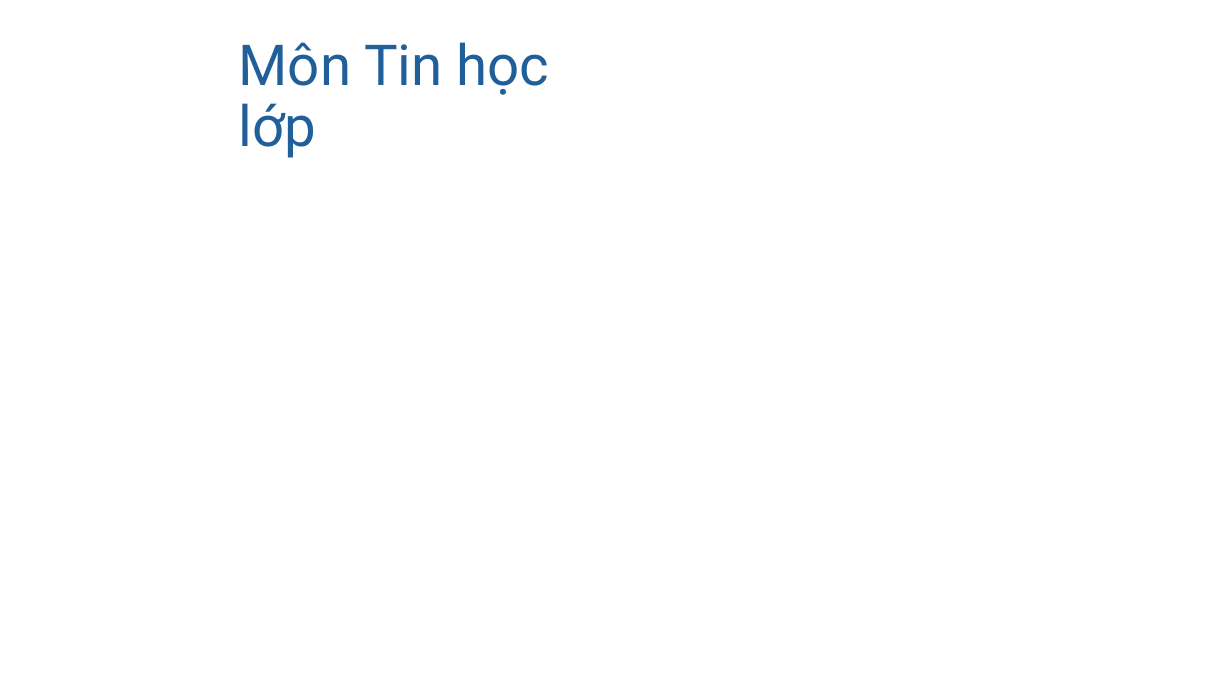
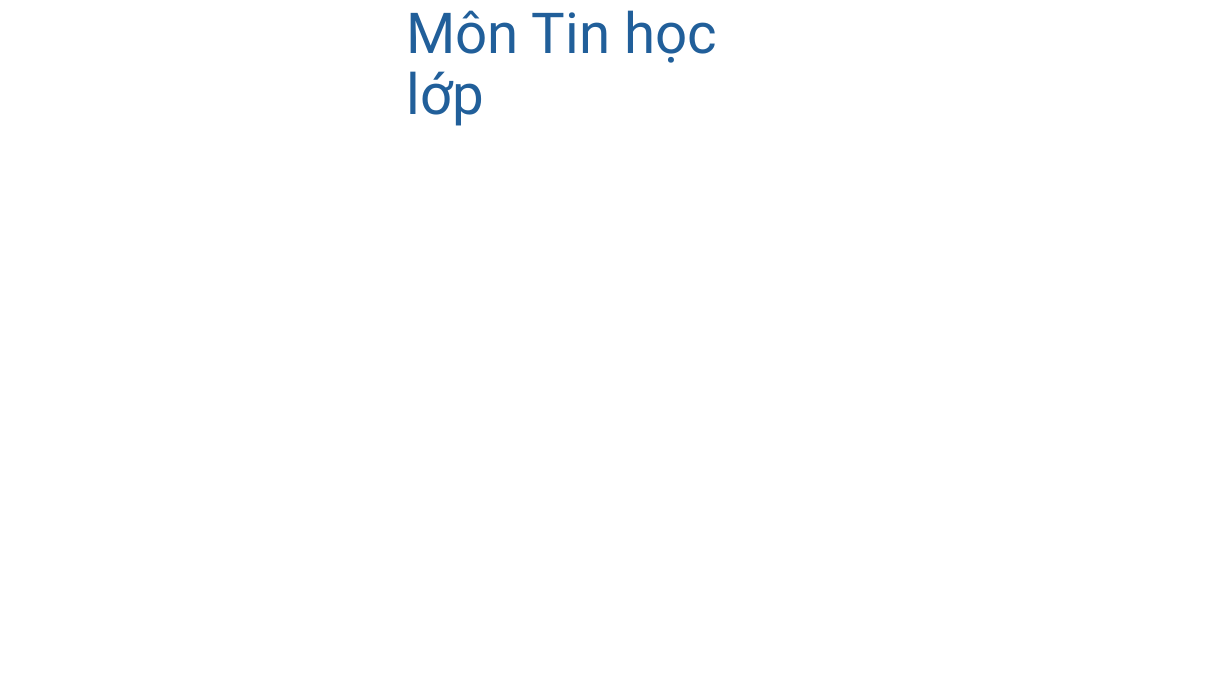
Before and after one commit to dinhnguyenhnue/UNIGO, a slide deck: slide 2 of Hệ thống mẫu văn bản/Mẫu slide UNIGO.pptx. Drawn at 1232x693 pixels with LibreOffice and Linux fonts; fonts in the diff are those of the drawing; background and template pictures are left out. Boxes give left, top, right and bottom in pixels: in the first picture for what was removed or moved away, otherwise in the second. Text is boxed around its words. In the diff, an @@ line names an element or a change of style, - is before the commit and + after.

```diff
--- a/Hệ thống mẫu văn bản/Mẫu slide UNIGO.pptx
+++ b/Hệ thống mẫu văn bản/Mẫu slide UNIGO.pptx
@@ title "Môn Tin học lớp": place and size @@
-title "Môn Tin học lớp" at [239,42,550,158]
+title "Môn Tin học lớp" at [406,10,718,126]
```
Also in this commit, not shown: 1 slide added, 9 other files.
